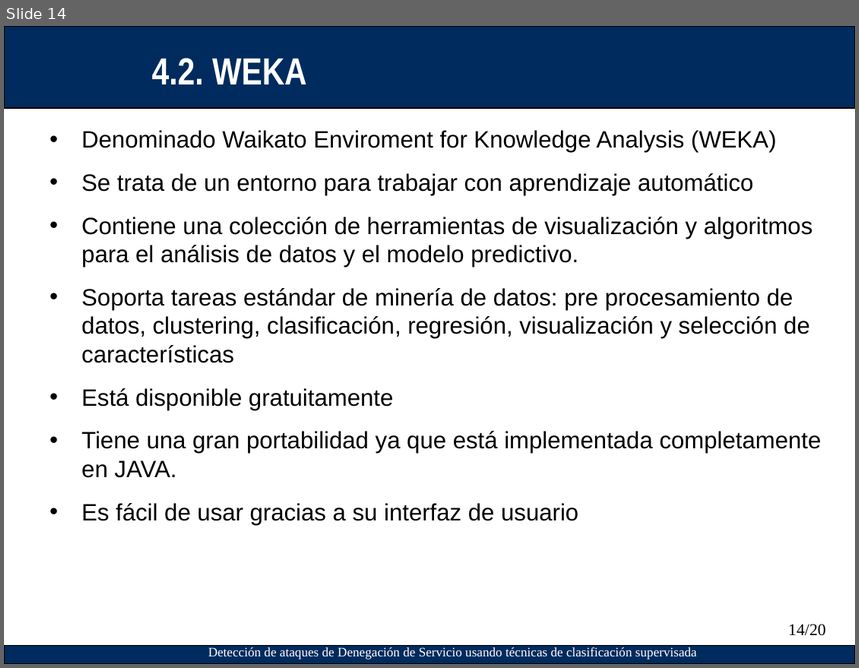
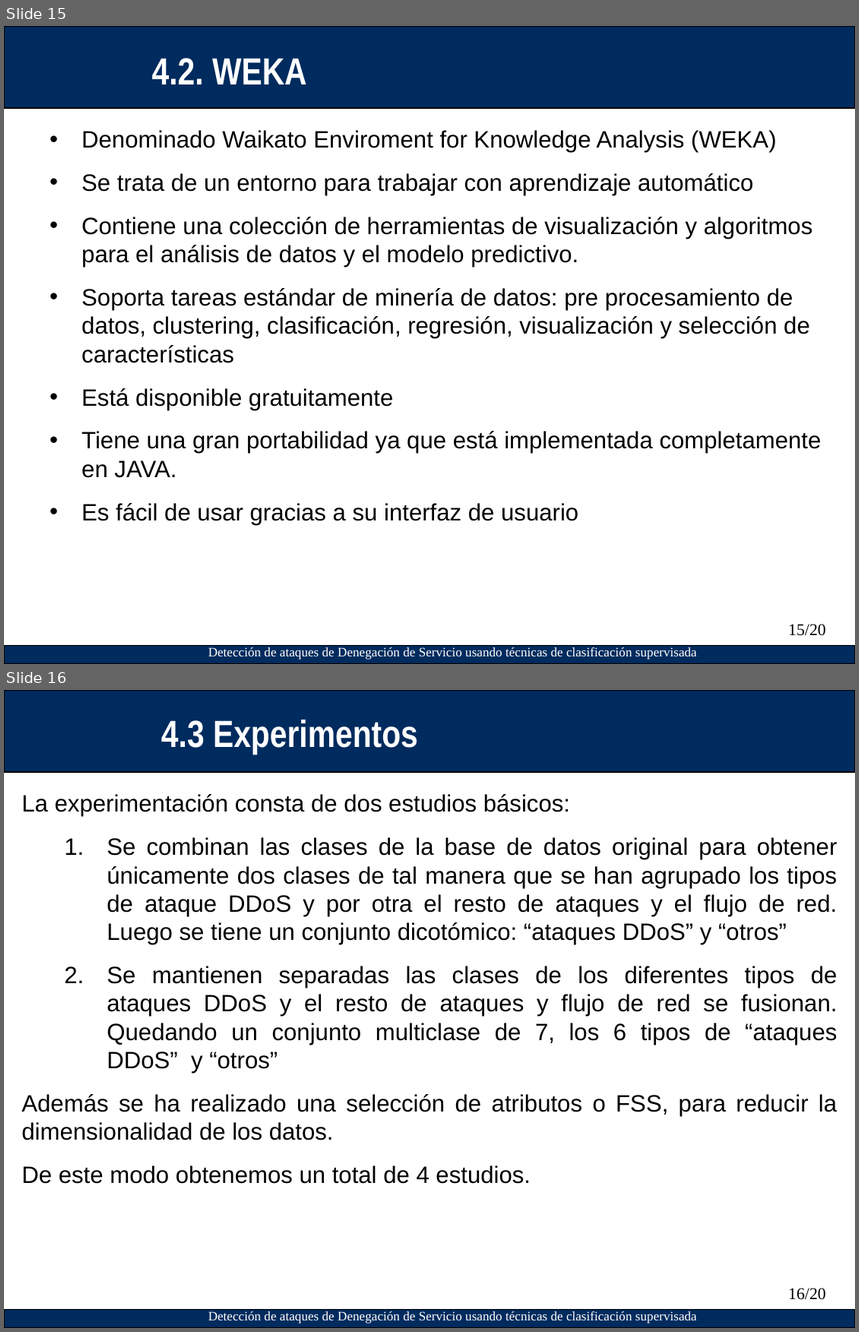
Before and after one commit to asam139/DoS_TFM, a slide deck: Presentacion/Plantilla_Presentacion_PFC-IT_ETSIT.ppt. Shown one above the other, each under a label of ours: slide 14 before the commit, slides 15 and 16 after it. The pictures are 859x668 and 859x1332 pixels, drawn with LibreOffice and Linux fonts; fonts in the diff are those of the drawing; background and template pictures are left out. Boxes give left, top, right and bottom in pixels: in the first picture for what was removed or moved away, otherwise in the second. Text is boxed around its words. In the diff, an @@ line names an element or a change of style, - is before the commit and + after.

```diff
--- a/Presentacion/Plantilla_Presentacion_PFC-IT_ETSIT.ppt
+++ b/Presentacion/Plantilla_Presentacion_PFC-IT_ETSIT.ppt
@@ slide 16 added at <box>4,690,855,1328</box>, background #FFFFFF; not listed: 3 template elements that a slide beside it also shows @@
@@ text added at <box>161,720,418,755</box>, 32 pt, text #FFFFFF, bold @@
+4.3 Experimentos
@@ text added at <box>21,794,838,1184</box>, 20 pt, text #000000 @@
+La experimentación consta de dos estudios básicos:
+  1. Se combinan las clases de la base de datos original para obtener únicamente dos clases de tal manera que se han agrupado los tipos de ataque DDoS y por otra el resto de ataques y el flujo de red. Luego se tiene un conjunto dicotómico: “ataques DDoS” y “otros”
+  2. Se mantienen separadas las clases de los diferentes tipos de ataques DDoS y el resto de ataques y flujo de red se fusionan. Quedando un conjunto multiclase de 7, los 6 tipos de “ataques DDoS” y “otros”
+Además se ha realizado una selección de atributos o FSS, para reducir la dimensionalidad de los datos.
+De este modo obtenemos un total de 4 estudios.
@@ page number added at <box>788,1288,826,1300</box>, 14 pt, text #000000 @@
+16/20
@@ what was slide 14 is now slide 15 @@
@@ page number at <box>788,624,826,636</box>: text changed @@
-14/20
+15/20
```
Also in this commit, not shown: 1 slide changed, 8 other slides added, 2 slides removed.
